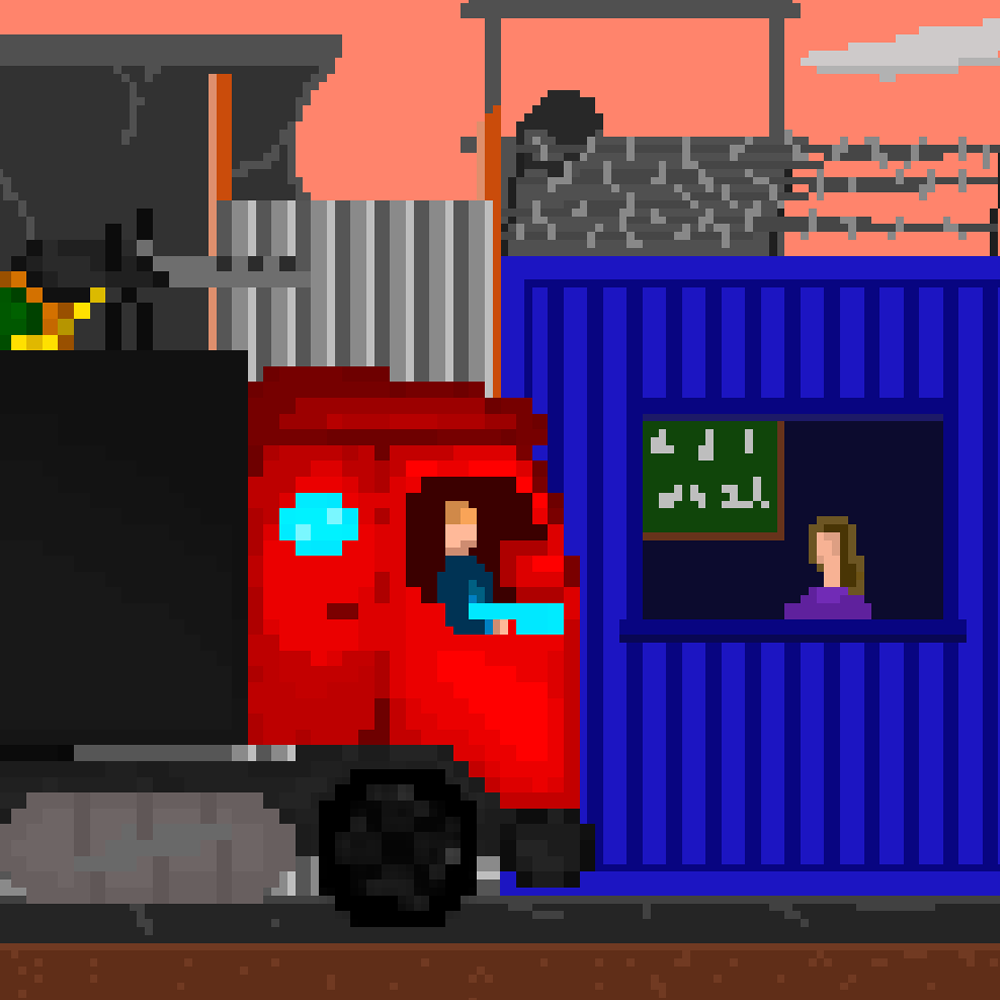
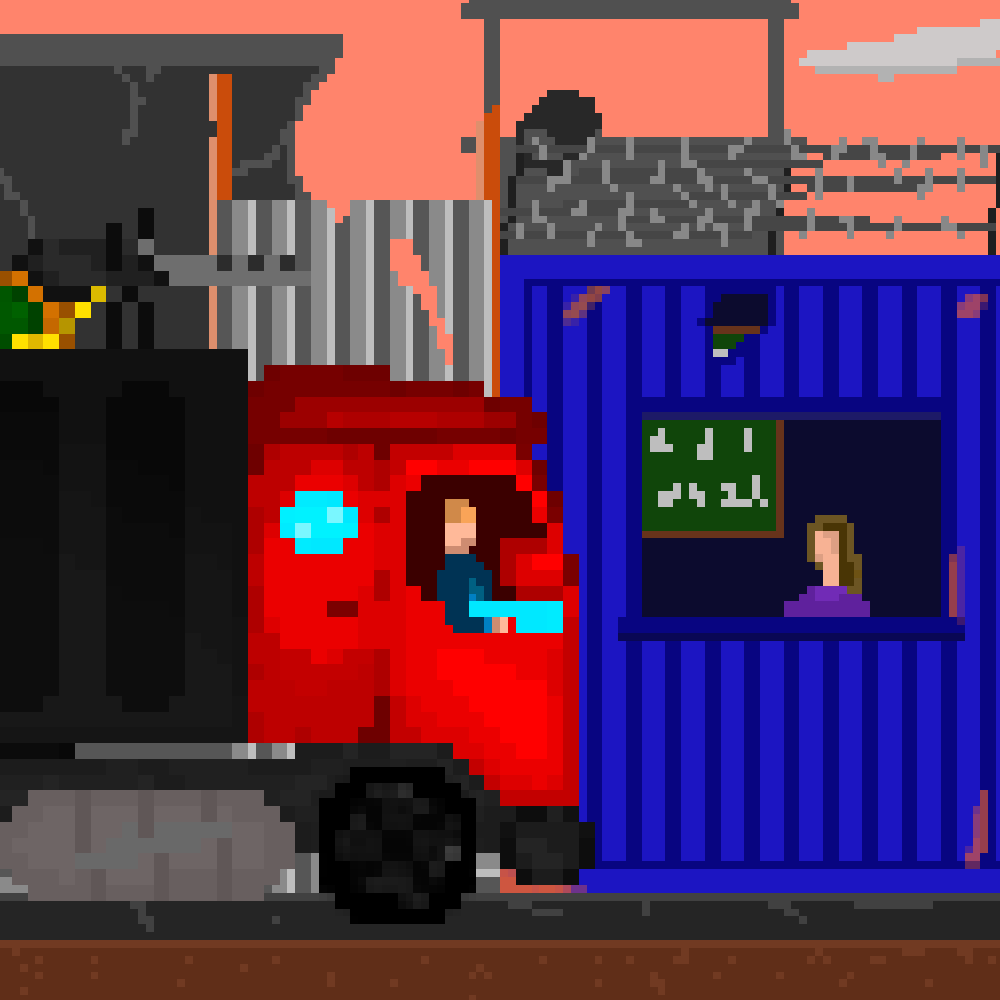
Revision of a layered 1000 × 1000 image; what changed, layer by layer:
renamed "Camada 1" to "Camada 2", painted on it over left=0, top=0, right=1000, bottom=1000
